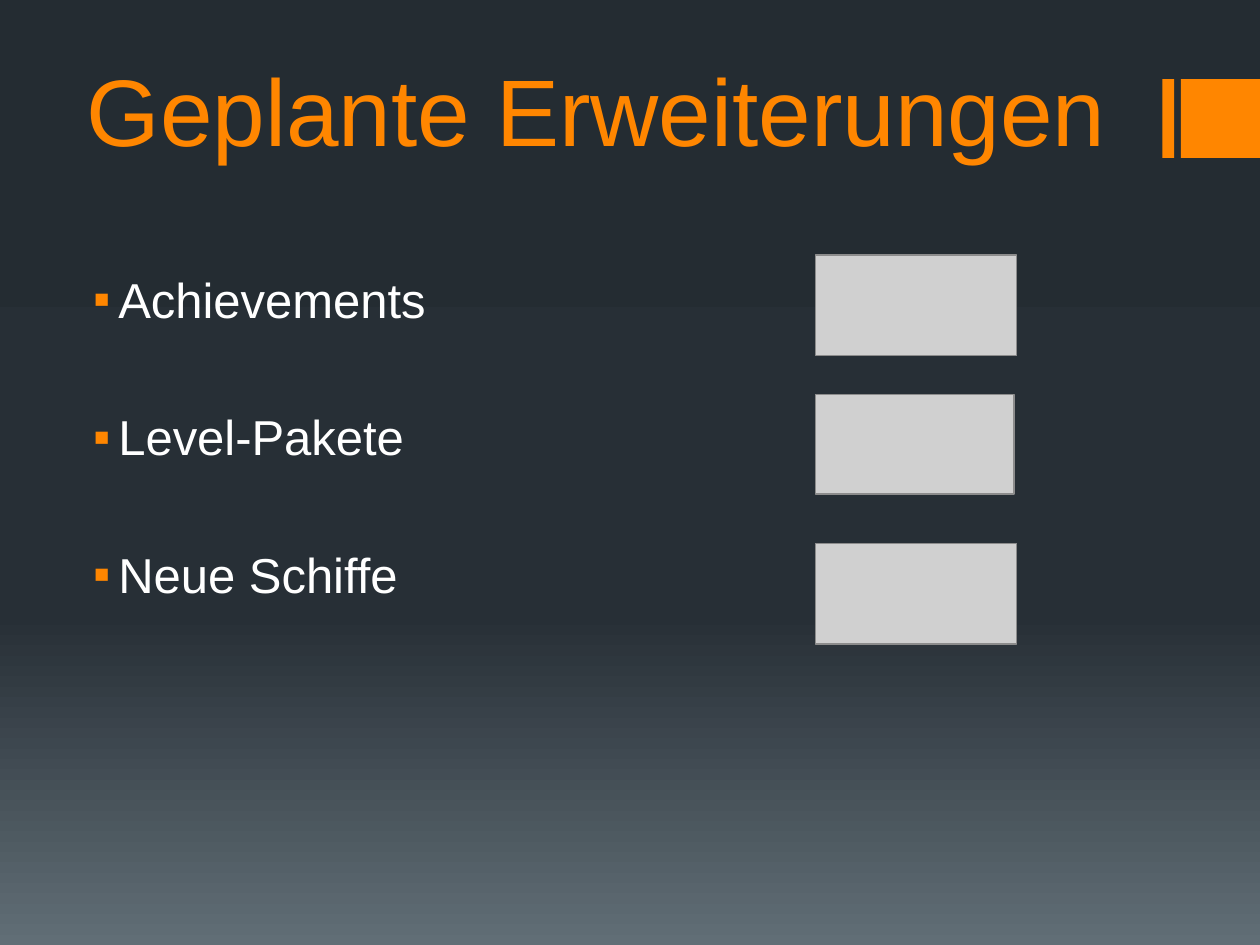
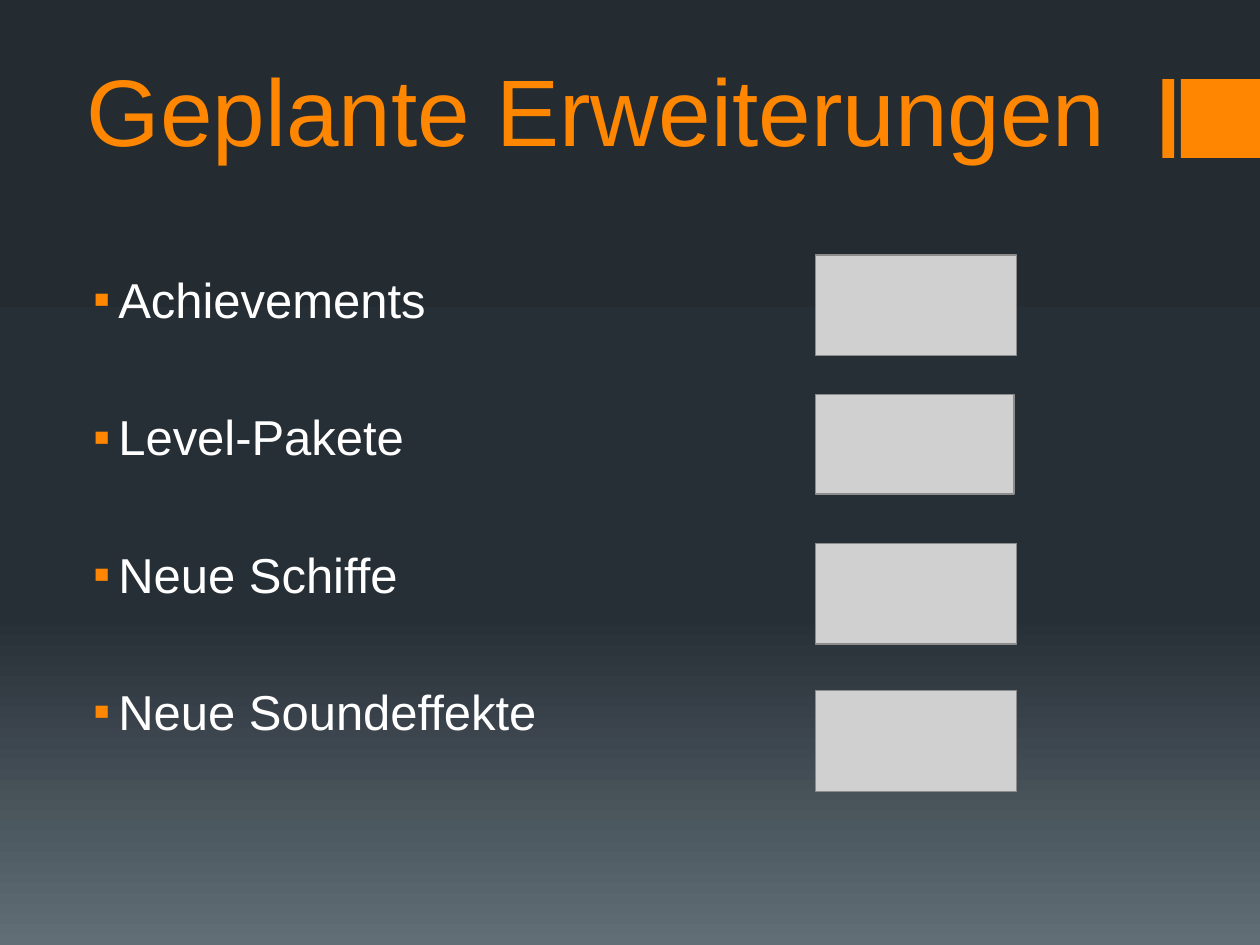
Before and after one commit to docker-apps/Docker, a slide deck: slide 9 of Documents/Schlusspräsentation/Schlussbericht_Präsentation_v1.pptx. Drawn at 1260x945 pixels with LibreOffice and Linux fonts; fonts in the diff are those of the drawing; grey boxes stand for pictures. Boxes give left, top, right and bottom in pixels: in the first picture for what was removed or moved away, otherwise in the second. Text is boxed around its words. In the diff, an @@ line names an element or a change of style, - is before the commit and + after.

Commit message:
Soundeffekte bei geplanten erweiterungen eingefüght

```diff
--- a/Documents/Schlusspräsentation/Schlussbericht_Präsentation_v1.pptx
+++ b/Documents/Schlusspräsentation/Schlussbericht_Präsentation_v1.pptx
@@ text at bbox=[118, 694, 537, 731]: paragraph added @@
+▪ Neue Soundeffekte
@@ picture added at bbox=[815, 690, 1017, 791] @@
```
